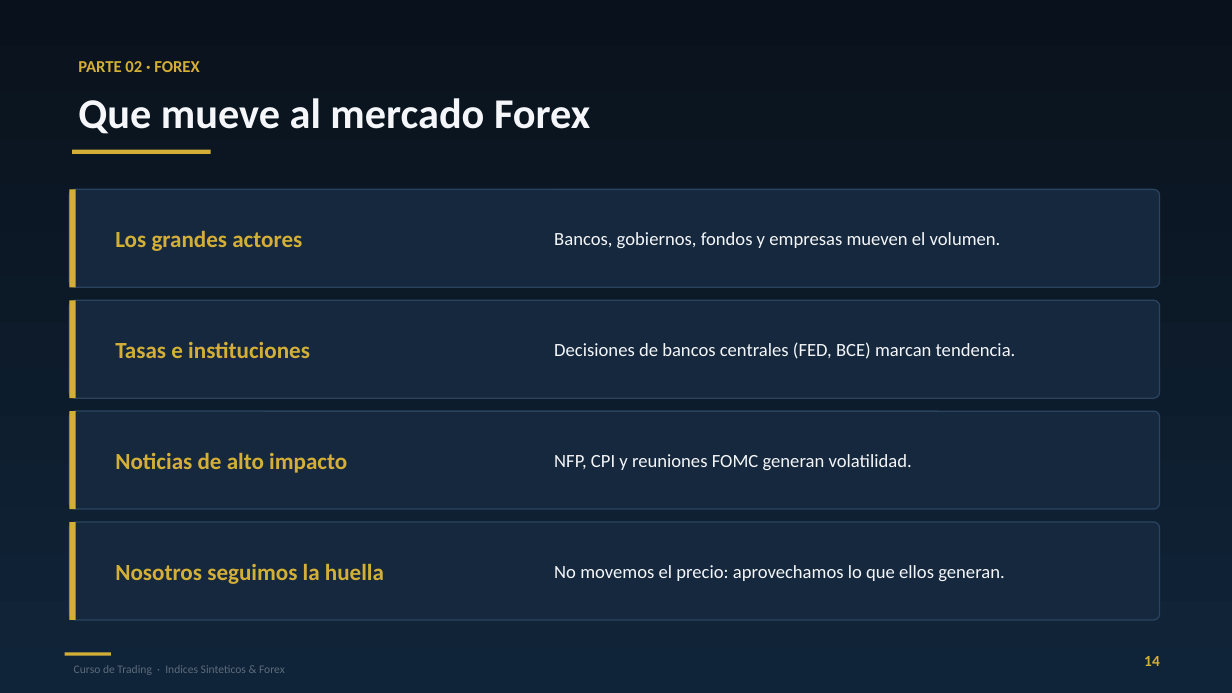
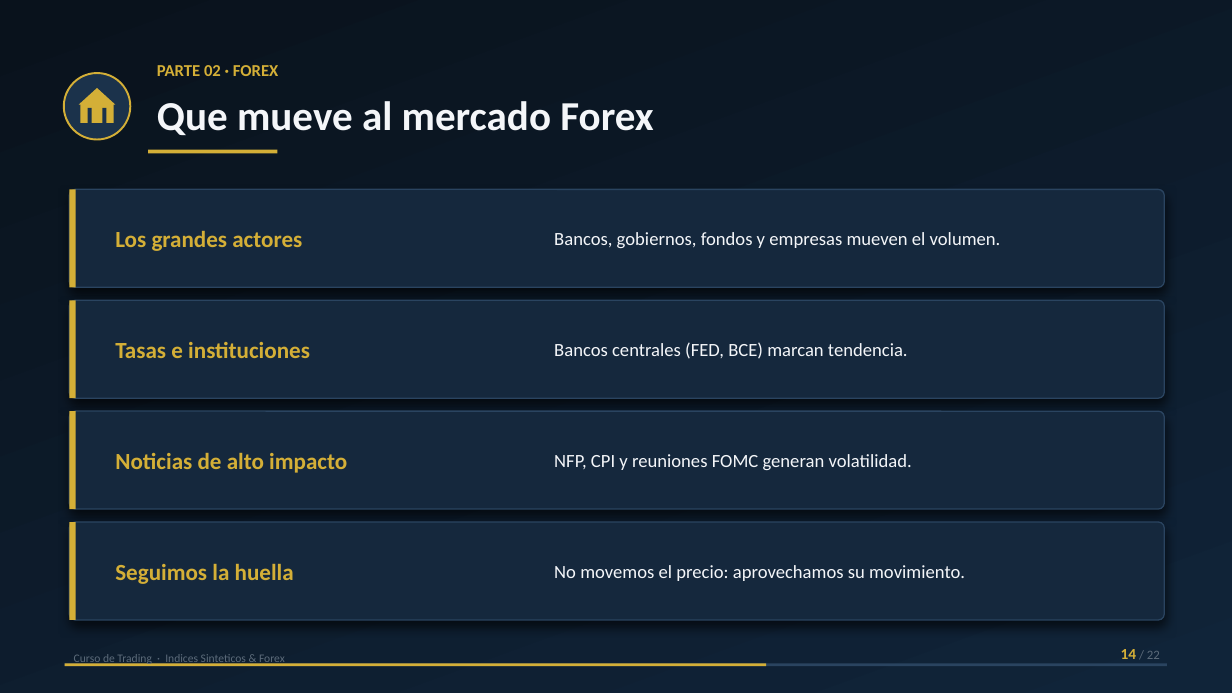
Before and after one commit to daac-gif/curso-trading, a slide deck: slide 14 of diapositivas/Clase_01_PREMIUM.pptx. Drawn at 1232x693 pixels with LibreOffice and Linux fonts; fonts in the diff are those of the drawing. Boxes give left, top, right and bottom in pixels: in the first picture for what was removed or moved away, otherwise in the second. Text is boxed around its words. In the diff, an @@ line names an element or a change of style, - is before the commit and + after.

```diff
--- a/diapositivas/Clase_01_PREMIUM.pptx
+++ b/diapositivas/Clase_01_PREMIUM.pptx
@@ text "PARTE 02 · FOREX": place and size @@
-text "PARTE 02 · FOREX" at [78, 61, 199, 72]
+text "PARTE 02 · FOREX" at [157, 65, 278, 76]
@@ ellipse added at [64, 73, 130, 140], fill #1B324B, outline #D4AF37 1.5 pt @@
@@ freeform shape added at [79, 88, 116, 104], fill #D4AF37 @@
@@ text "Que mueve al mercado Forex": place and size @@
-text "Que mueve al mercado Forex" at [78, 98, 590, 134]
+text "Que mueve al mercado Forex" at [157, 101, 653, 135]
@@ text "Que mueve al mercado Forex" at [157, 101, 653, 135]: size 33 to 32 pt @@
@@ rectangle added at [80, 103, 114, 123], fill #D4AF37 @@
@@ rectangle added at [88, 108, 91, 123], fill #1B324B @@
@@ rectangle added at [103, 108, 106, 123], fill #1B324B @@
@@ rectangle: place and size @@
-rectangle at [72, 150, 211, 153]
+rectangle at [148, 150, 277, 153]
@@ rounded rectangle: place and size @@
-rounded rectangle at [69, 189, 1160, 287]
+rounded rectangle at [69, 189, 1165, 287]
@@ rounded rectangle: place and size @@
-rounded rectangle at [69, 300, 1160, 398]
+rounded rectangle at [69, 300, 1165, 398]
@@ text at [554, 342, 908, 359]: text changed @@
-Decisiones de bancos centrales (FED, BCE) marcan tendencia.
+Bancos centrales (FED, BCE) marcan tendencia.
@@ rounded rectangle: place and size @@
-rounded rectangle at [69, 411, 1160, 509]
+rounded rectangle at [69, 411, 1165, 509]
@@ shadow on in 4 elements at [69, 189, 1165, 287], [69, 300, 1165, 398], [69, 411, 1165, 509], [69, 522, 1165, 620] @@
@@ rounded rectangle: place and size @@
-rounded rectangle at [69, 522, 1160, 620]
+rounded rectangle at [69, 522, 1165, 620]
@@ text at [115, 564, 294, 584]: text changed @@
-Nosotros seguimos la huella
+Seguimos la huella
@@ text at [554, 565, 965, 581]: text changed @@
-No movemos el precio: aprovechamos lo que ellos generan.
+No movemos el precio: aprovechamos su movimiento.
@@ text "Curso de Trading · Indices ...": place and size @@
-text "Curso de Trading · Indices ..." at [74, 665, 285, 675]
+text "Curso de Trading · Indices ..." at [74, 654, 285, 666]
@@ rectangle removed at [65, 653, 111, 656] @@
@@ text at [1121, 649, 1160, 659]: text changed; size 12 to 10 pt; text colour #D4AF37 to #5C6B7A; bold off @@
-14
+14 / 22
@@ rectangle added at [65, 664, 1167, 666], fill #2A4460 @@
@@ rectangle added at [65, 664, 766, 666], fill #D4AF37 @@
```
Also in this commit, not shown: 21 other slides changed.
